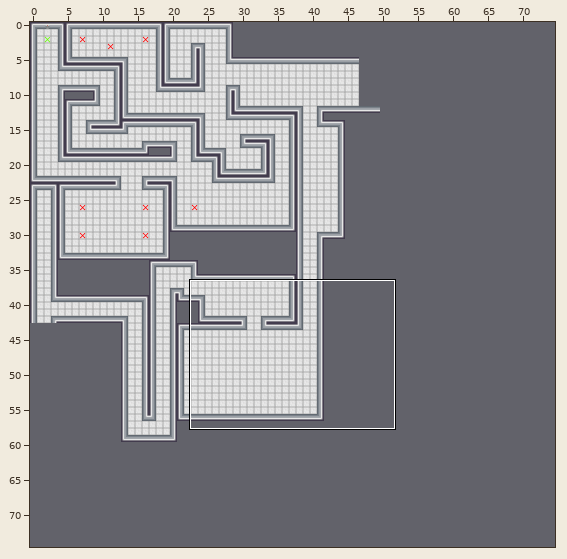
Tiled map, stored at maps/Map2.tmx. The picture above shows the old version from afar; the outline marks the close-up.
Close-up. Old version:
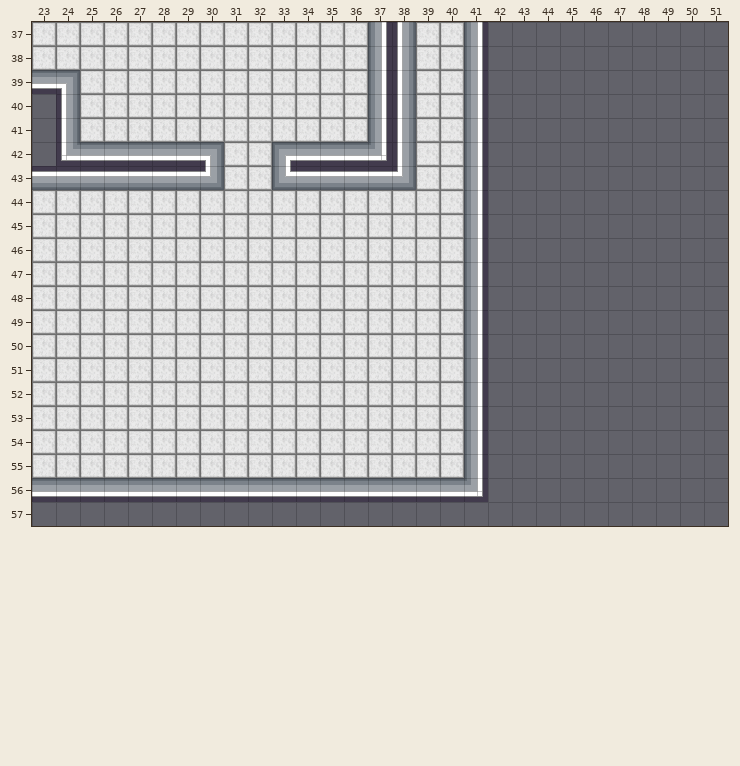
Cells are 32x32 px. Shown: x 23..51, y 37..57. The commit also changed other parts of the map, which this record leaves out.
After the commit:
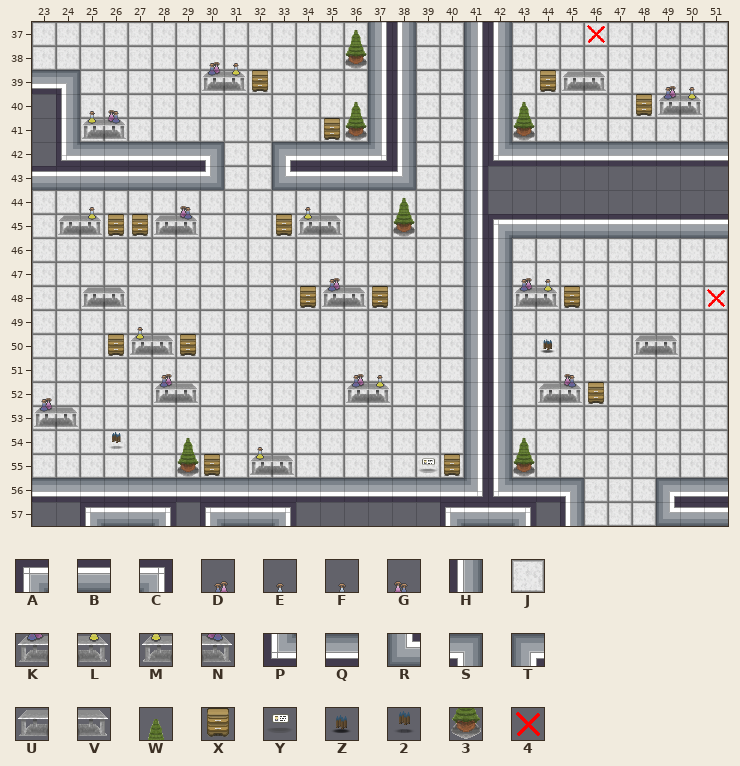
Key: from "Tilemap": A 0, B 1, C 2, D 4, E 5, F 6, G 7, H 8, J 9, K 12, L 13, M 14, N 15, P 16, Q 17, R 19, S 20, T 21, U 22, V 23, W 32, X 33, Y 35, Z 37, 2 39, 3 40, 4 42.
_ is an empty cell.
Tiles of an added or newly shown layer are drawn over the layers below it.
From old to new:
Changed rows in their new state; . is an unchanged cell.
Layer "Walls":
first column x 25:
37 .................H.........
38 .................H.........
39 .................H.........
40 .................H.........
41 .................H.........
42 .................PQQQQQQQQQ
45 .................ABBBBBBBBB
46 .................H.........
47 .................H.........
48 .................H.........
49 .................H.........
50 .................H.........
51 .................H.........
52 .................H.........
53 .................H.........
54 .................H.........
55 .................H.........
56 .................PQQS...TQQ
57 ABBC.ABBC......ABBC.H...RBB
Layer "Floor":
first column x 43:
37 JJJJJJJJJ
38 JJJJJJJJJ
39 JJJJJJJJJ
40 JJJJJJJJJ
41 JJJJJJJJJ
first column x 43:
46 JJJJJJJJJ
47 JJJJJJJJJ
48 JJJJJJJJJ
49 JJJJJJJJJ
50 JJJJJJJJJ
51 JJJJJJJJJ
52 JJJJJJJJJ
53 JJJJJJJJJ
54 JJJJJJJJJ
55 JJJJJJJJJ
56 ...JJJ...
57 ...JJJ...
Layer "Zombie Spawn":
first column x 46:
37 4
first column x 51:
48 4
Layer "Collidable Assets" (added):
first column x 23:
37 .............W..............
38 .......DE....3..............
39 .......KLX...........XUV..DE
40 ..FG.........W......W....XKL
41 ..MN........X3......3.......
44 ..E...G....E...W............
45 .ULXXUN...XMV..3............
47 ............D.......DE......
48 ..UV.......XKVX.....KLX.....
49 ....F.......................
50 ...XMVX..................UV.
51 .....D.......DE.......G.....
52 D....KV......KL......UNX....
53 KV..........................
54 ......W..F..........W.......
55 ......3X.MV......X..3.......
Layer "Pickables" (added):
first column x 44:
50 Z
first column x 26:
54 2.............
55 .............Y
